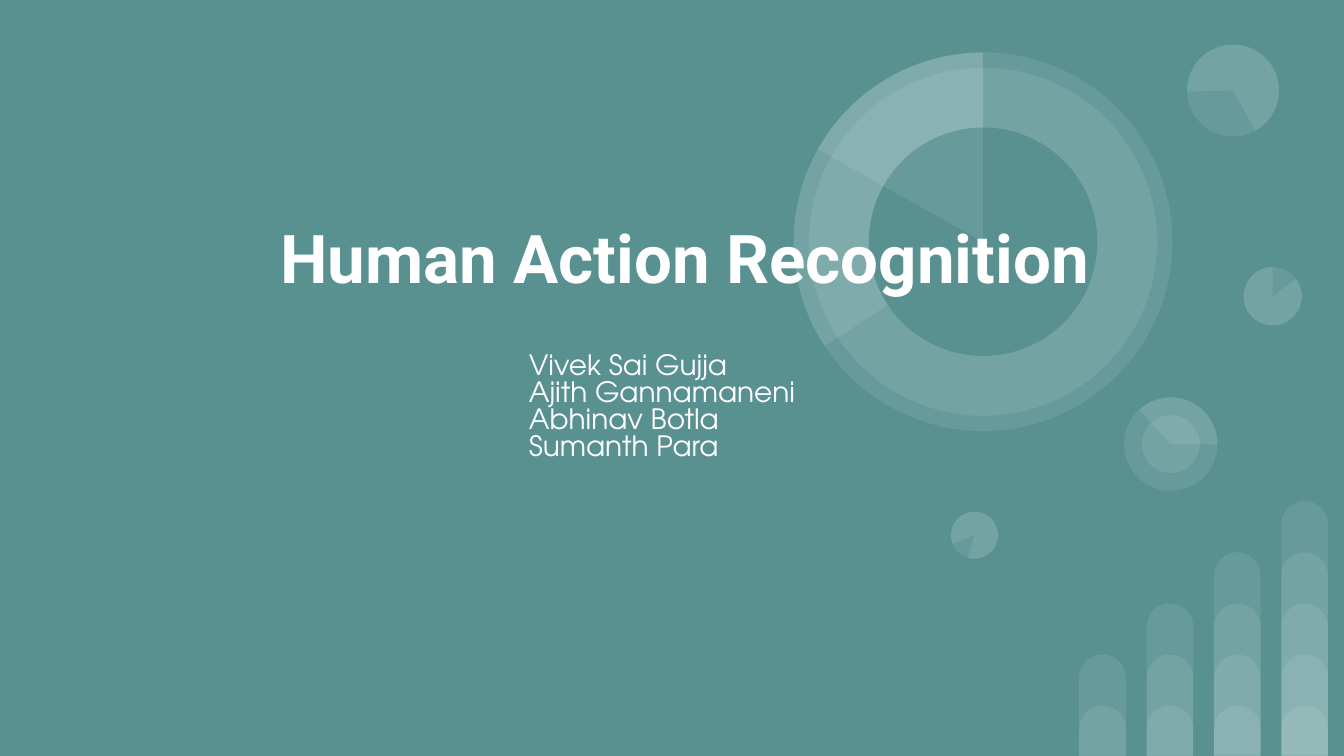
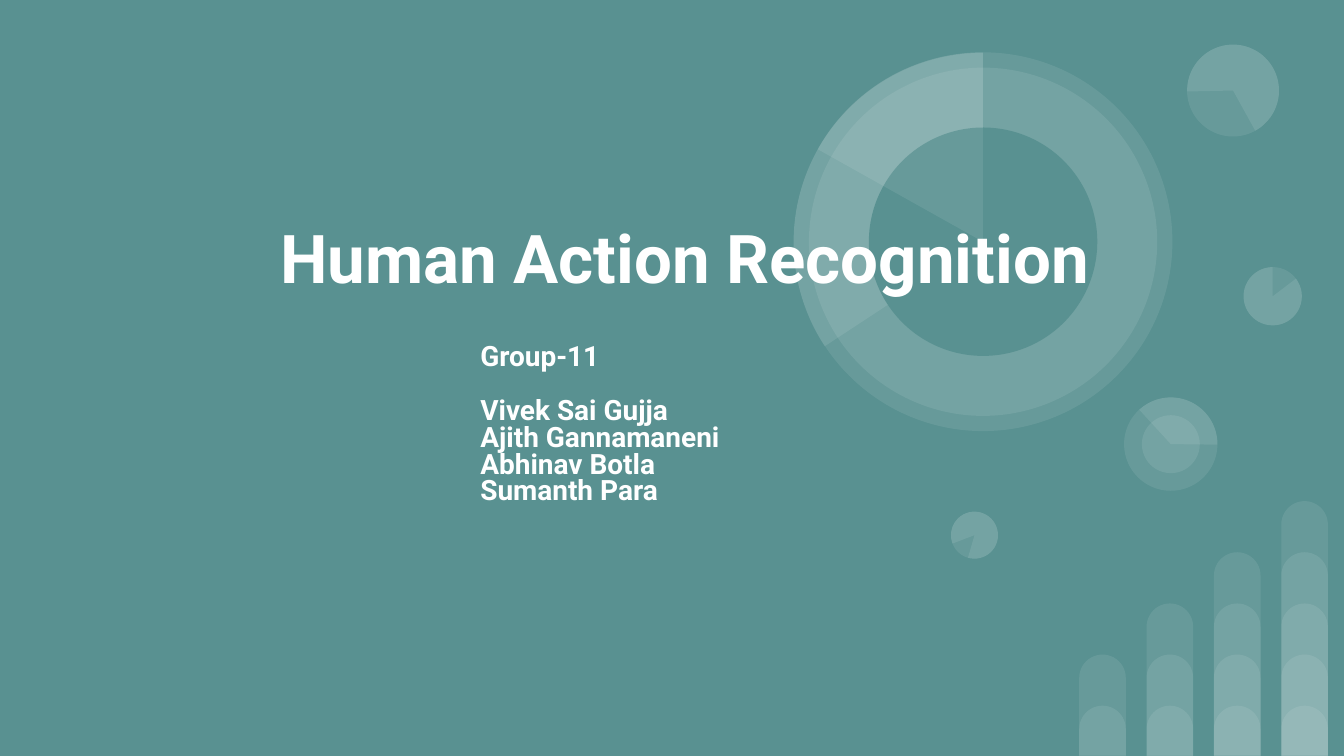
Before and after one commit to raoajith2210/HumanActionRecognition, a slide deck: slide 1 of Human Action Recognition - Presentation.pptx. Drawn at 1344x756 pixels with LibreOffice and Linux fonts; fonts in the diff are those of the drawing. Boxes give left, top, right and bottom in pixels: in the first picture for what was removed or moved away, otherwise in the second. Text is boxed around its words. In the diff, an @@ line names an element or a change of style, - is before the commit and + after.

```diff
--- a/Human Action Recognition - Presentation.pptx
+++ b/Human Action Recognition - Presentation.pptx
@@ subtitle "Group-11": place and size @@
-subtitle "Group-11" at [529, 354, 795, 457]
+subtitle "Group-11" at [480, 346, 719, 501]
@@ subtitle at [480, 346, 599, 372]: paragraph added @@
+Group-11
@@ subtitle at [480, 399, 719, 501]: font TeX Gyre Adventor to Roboto, bold on in "Vivek Sai Gujja Ajith Gannamaneni Abhinav Botla ..." @@
```
Also in this commit, not shown: 1 slide added.
